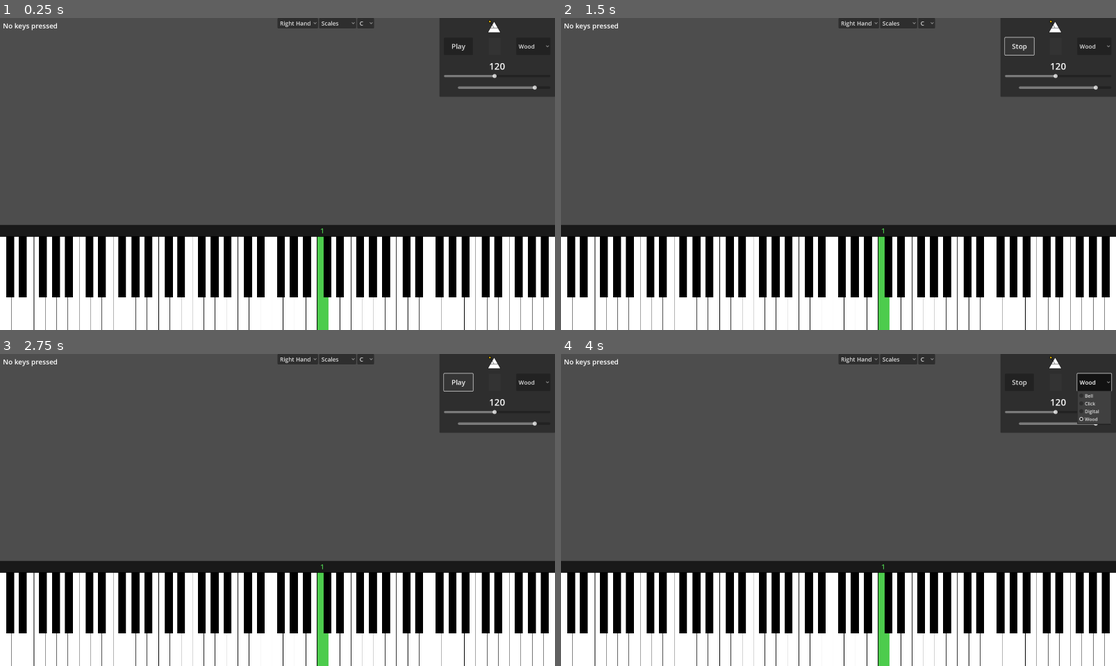
Above: before the commit, frames 1-4 (two rows, left to right).
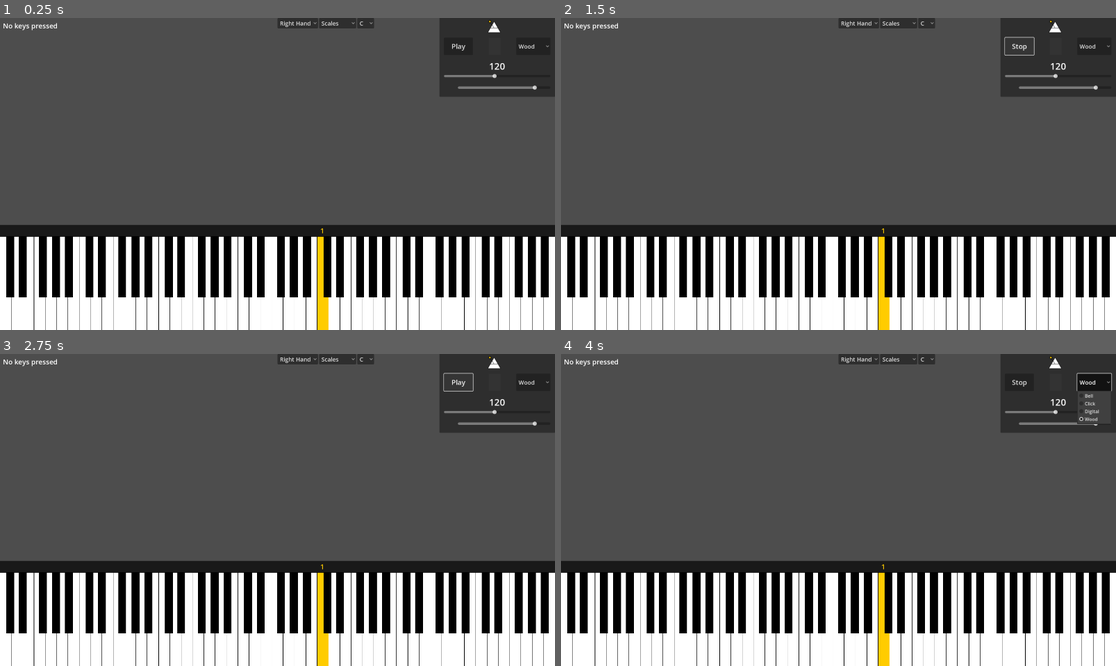
Above: after the commit, the same moments.

Repository: PianoFitness/piano-fitness-app
Game: Godot game, scene res://scenes/piano.tscn
Two runs of this game, one before a commit and one after it. Both use one fixed random seed, a clock stepped at 60 frames per second and the inputs below. The project has no main scene, so this scene is started directly.
Inputs:
- Up to frame 1 (0.25 s): no input
- Up to frame 2 (1.5 s): click "Scales" at 0.5 s; click "Play" at 1.25 s
- Up to frame 3 (2.75 s): click "Stop" at 2 s
- Up to frame 4 (4 s): click "Play" at 2.75 s; click "Wood" at 3.5 s

The runs differ from the first frame. In frame 1, 0.4% of the frame differs, in the area x 57-60%, y 67-100%; in frame 2, 0.4%; in frame 3, 0.4%; in frame 4, 0.4%.

Commit message:
Add color constants and refactor hand handling in exercise manager

Diff:
--- a/app/project.godot
+++ b/app/project.godot
@@ -17,6 +17,7 @@
 [autoload]
 
 MusicalConstants="*res://scripts/autoload/musical_constants.gd"
+Colors="*res://scripts/autoload/colors.gd"
 
 [display]
 
--- /dev/null
+++ b/app/scripts/autoload/colors.gd
@@ -0,0 +1,5 @@
+extends Node
+
+const LEFT_HAND_COLOR = Color(0.0, 0.5, 1.0, 1.0) # Blue
+const RIGHT_HAND_COLOR = Color(1.0, 0.8, 0.0, 1.0) # Yellow
+const BACKGROUND_COLOR = Color(0.1, 0.1, 0.1, 1.0)
--- a/app/scripts/exercise_manager.gd
+++ b/app/scripts/exercise_manager.gd
@@ -56,8 +56,10 @@
 
 	var exercise_type = exercise_type_dropdown.get_item_text(exercise_type_dropdown.selected)
 	var music_key = music_key_dropdown.get_item_text(music_key_dropdown.selected)
-	var hand = "right_hand" if hand_dropdown.get_item_text(hand_dropdown.selected).begins_with("Right") else "left_hand"
-	print(exercise_type, music_key, hand)
+	var hand = hand_dropdown.get_item_text(hand_dropdown.selected).begins_with("Right")
+	var hand_name = "right_hand" if hand else "left_hand"
+	var hand_indicator = "R" if hand else "L"
+	print(exercise_type, music_key, hand_name)
 	var exercises = {
 		"Scales": "create_scale",
 		"Chords": "create_chord_inversions",
@@ -66,42 +68,42 @@
 
 	if exercises.has(exercise_type):
 		var exercise_method = exercises[exercise_type]
-		var exercise_sequence = self.call(exercise_method, music_key, hand)
+		var exercise_sequence = self.call(exercise_method, music_key, hand_name, hand_indicator)
 		sequence_manager.set_sequence(exercise_sequence)
 
 # Exercise creation methods
-func create_scale(music_key: String, hand: String) -> PracticeSequence:
+func create_scale(music_key: String, hand_name: String, hand_indicator: String) -> PracticeSequence:
 	var practice_sequence = PracticeSequence.new()
 	practice_sequence.exercise_type = "scale"
 
-	var scale_notes = scales.get_exercise(music_key, hand)
+	var scale_notes = scales.get_exercise(music_key, hand_name)
 	for note_data in scale_notes:
-		var note = PianoNote.new(note_data[0], hand, note_data[1])
+		var note = PianoNote.new(note_data[0], hand_indicator, note_data[1])
 		practice_sequence.add_position([note])
 
 	return practice_sequence
 
-func create_chord_inversions(music_key: String, hand: String) -> PracticeSequence:
+func create_chord_inversions(music_key: String, hand_name: String, hand_indicator: String) -> PracticeSequence:
 	var practice_sequence = PracticeSequence.new()
 	practice_sequence.exercise_type = "chord_inversions"
 
-	var chord_notes = chords.get_exercise(music_key, hand)
+	var chord_notes = chords.get_exercise(music_key, hand_name)
 	for chord in chord_notes:
 		var chord_position: Array[PianoNote] = []
 		for note_data in chord:
-			var note = PianoNote.new(note_data[0], hand, note_data[1])
+			var note = PianoNote.new(note_data[0], hand_indicator, note_data[1])
 			chord_position.append(note)
 		practice_sequence.add_position(chord_position)
 
 	return practice_sequence
 
-func create_arpeggios(music_key: String, hand: String) -> PracticeSequence:
+func create_arpeggios(music_key: String, hand_name: String, hand_indicator: String) -> PracticeSequence:
 	var practice_sequence = PracticeSequence.new()
 	practice_sequence.exercise_type = "arpeggio"
 
-	var arpeggio_notes = arpeggios.get_exercise(music_key, hand)
+	var arpeggio_notes = arpeggios.get_exercise(music_key, hand_name)
 	for note_data in arpeggio_notes:
-		var note = PianoNote.new(note_data[0], hand, note_data[1])
+		var note = PianoNote.new(note_data[0], hand_indicator, note_data[1])
 		practice_sequence.add_position([note])
 
 	return practice_sequence
--- a/app/scripts/finger_display.gd
+++ b/app/scripts/finger_display.gd
@@ -1,10 +1,6 @@
 class_name FingerDisplay
 extends Node2D
 
-const LEFT_HAND_COLOR = Color(0.8, 0.8, 0.8, 1.0)
-const RIGHT_HAND_COLOR = Color(0.8, 0.8, 0.8, 1.0)
-const LESSON_COLOR = Color(0.3, 0.8, 0.3, 1.0)
-const BACKGROUND_COLOR = Color(0.1, 0.1, 0.1, 1.0)
 const BACKGROUND_HEIGHT = 40
 
 const KEY_ADJUSTMENTS = {
@@ -30,7 +26,7 @@
 
 func setup_background():
 	background_rect = ColorRect.new()
-	background_rect.color = BACKGROUND_COLOR
+	background_rect.color = Colors.BACKGROUND_COLOR
 	background_rect.z_index = -1
 	add_child(background_rect)
 	update_background_size()
@@ -54,7 +50,7 @@
 	label.text = str(note.finger)
 	label.add_theme_font_size_override("font_size", 24)
 
-	var color = LESSON_COLOR if is_current else (RIGHT_HAND_COLOR if note.hand == "R" else LEFT_HAND_COLOR)
+	var color = Colors.RIGHT_HAND_COLOR if note.hand == "R" else Colors.LEFT_HAND_COLOR
 	label.add_theme_color_override("font_color", color)
 
 	add_child(label)
--- a/app/scripts/piano_keys.gd
+++ b/app/scripts/piano_keys.gd
@@ -22,7 +22,6 @@
 # Color definitions for various key states
 const INACTIVE_WHITE_KEY_COLOR = Color.WHITE
 const INACTIVE_BLACK_KEY_COLOR = Color.BLACK
-const LESSON_COLOR = Color(0.3, 0.8, 0.3, 1.0) # Green for target notes
 
 # State variables
 var white_keys = {} # Dictionary of white key nodes indexed by MIDI note
@@ -78,11 +77,11 @@
 func get_inactive_key_color(note: int) -> Color:
 	return INACTIVE_WHITE_KEY_COLOR if note in white_keys else INACTIVE_BLACK_KEY_COLOR
 
-func highlight_lesson_note_by_name(note_name: String):
+func highlight_lesson_note_by_name(note_name: String, hand: String):
 	var midi_note = note_name_to_midi(note_name)
 	var key = get_key_by_midi(midi_note)
 	if key:
-		key.color = LESSON_COLOR
+		key.color = Colors.RIGHT_HAND_COLOR if hand == "R" else Colors.LEFT_HAND_COLOR
 
 func get_key_rect_by_name(note_name: String) -> Rect2:
 	var midi_note = note_name_to_midi(note_name)
@@ -112,8 +111,8 @@
 	var exercise_manager = get_parent().get_node("ExerciseManager")
 	exercise_manager.connect("clear_highlighted_keys", _on_clear_highlighted_keys)
 
-func _on_highlight_note_by_name(note_name: String):
-	highlight_lesson_note_by_name(note_name)
+func _on_highlight_note_by_name(note_name: String, hand: String):
+	highlight_lesson_note_by_name(note_name, hand)
 
 func _on_unhighlight_note_by_name(note_name: String):
 	var midi_note = note_name_to_midi(note_name)
--- a/app/scripts/sequence_manager.gd
+++ b/app/scripts/sequence_manager.gd
@@ -5,11 +5,10 @@
 signal sequence_updated(current_position: int)
 signal sequence_completed
 signal note_validated(success: bool)
-signal highlight_note_by_name(note_name: String)
+signal highlight_note_by_name(note_name: String, hand: String)
 signal unhighlight_note_by_name(note_name: String)
 
 # Constants for visual feedback
-const LESSON_COLOR = Color(0.3, 0.8, 0.3, 1.0) # Green for target notes
 const STUDENT_COLOR = Color(0.8, 0.8, 1.0, 1.0) # Light blue for played notes
 
 # State tracking variables
@@ -129,7 +128,7 @@
 	if current_position < current_sequence.sequence.size():
 		var current_notes = current_sequence.sequence[current_position]
 		for note in current_notes:
-			emit_signal("highlight_note_by_name", note.pitch)
+			emit_signal("highlight_note_by_name", note.pitch, note.hand)
 
 # Remove highlighting from current chord notes
 func unhighlight_current_note():
